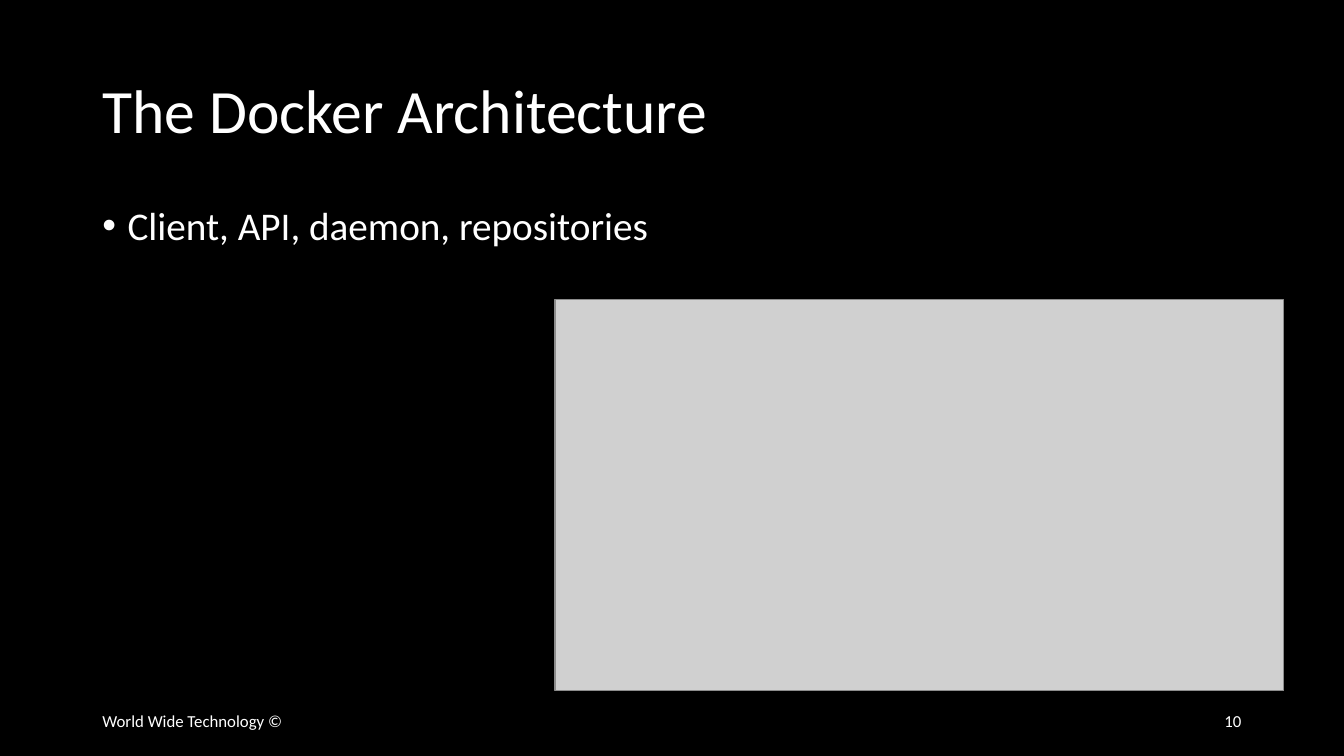
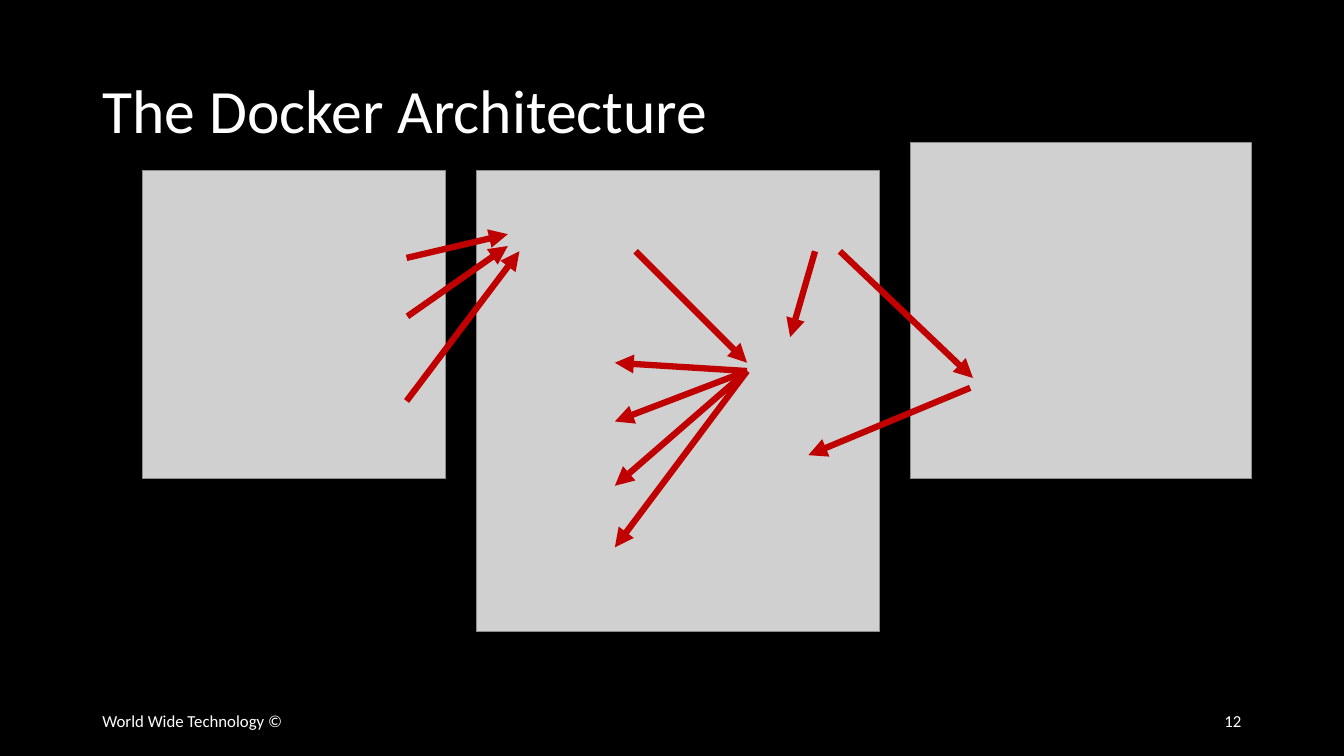
Before and after one commit to wwt/docker-foundations, a slide deck: slide 12 of docker-foundations.pptx (slide 10 before the commit). Drawn at 1344x756 pixels with LibreOffice and Linux fonts; fonts in the diff are those of the drawing; grey boxes stand for pictures. Boxes give left, top, right and bottom in pixels: in the first picture for what was removed or moved away, otherwise in the second. Text is boxed around its words. In the diff, an @@ line names an element or a change of style, - is before the commit and + after.

```diff
--- a/docker-foundations.pptx
+++ b/docker-foundations.pptx
@@ picture added at [910,143,1251,479] @@
@@ picture added at [143,170,446,479] @@
@@ picture added at [477,170,880,632] @@
@@ text removed at [128,212,648,247] @@
-• Client, API, daemon, repositories
@@ arrow added from (406, 258) to (508, 234), #C00000 4.5 pt @@
@@ arrow added from (406, 401) to (519, 251), #C00000 4.5 pt @@
@@ arrow added from (407, 317) to (508, 246), #C00000 4.5 pt @@
@@ arrow added from (636, 251) to (747, 363), #C00000 4.5 pt @@
@@ arrow added from (816, 251) to (790, 337), #C00000 4.5 pt @@
@@ arrow added from (840, 251) to (973, 378), #C00000 4.5 pt @@
@@ picture removed at [556,299,1285,691] @@
@@ arrow added from (747, 371) to (615, 363), #C00000 4.5 pt @@
@@ arrow added from (747, 371) to (615, 547), #C00000 4.5 pt @@
@@ arrow added from (747, 371) to (615, 421), #C00000 4.5 pt @@
@@ arrow added from (747, 371) to (615, 486), #C00000 4.5 pt @@
@@ arrow added from (970, 388) to (809, 456), #C00000 4.5 pt @@
@@ page number at [1224,716,1241,727]: text changed @@
-10
+12
```
Also in this commit, not shown: 2 slides added.
